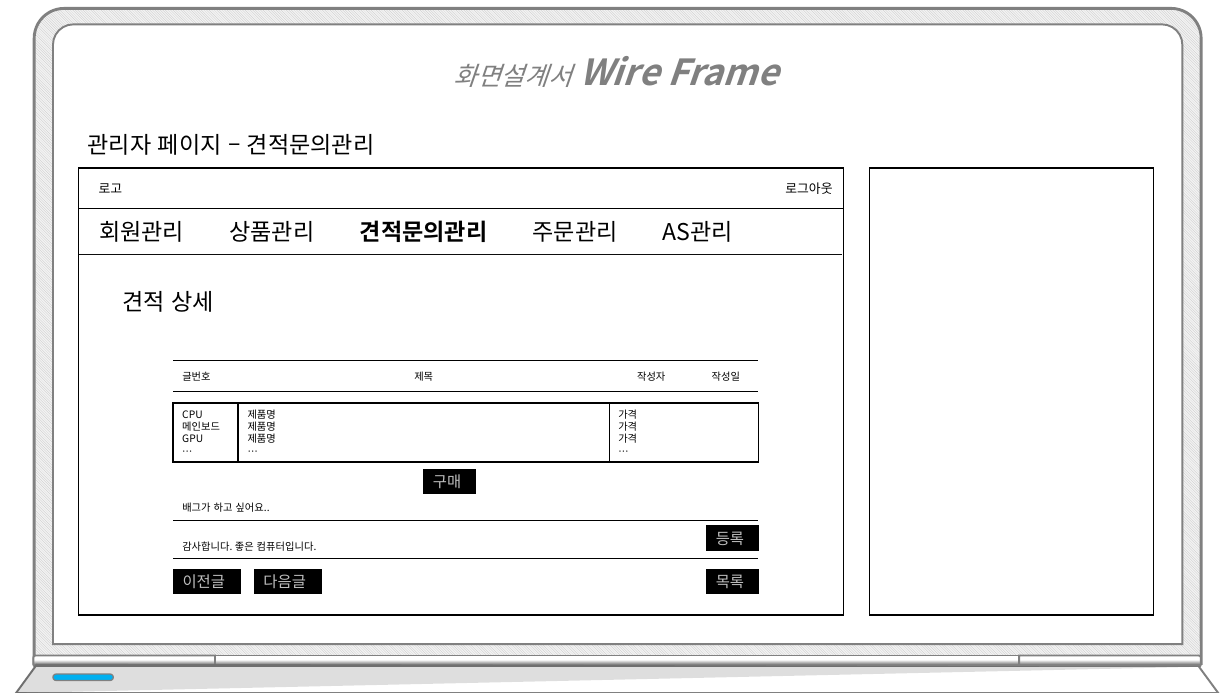
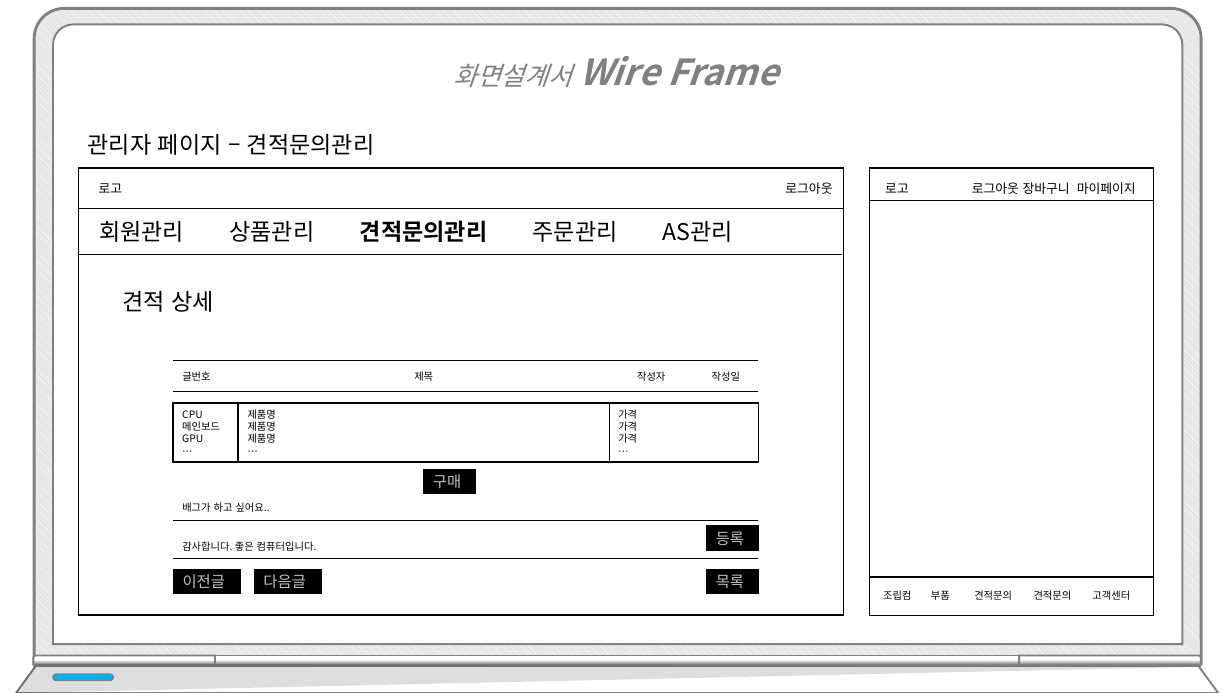
Before and after one commit to hhsw07/ezen-academy-projects, a slide deck: slide 26 of WebContent/hsw/프로젝트5_hsw.pptx (slide 25 before the commit). Drawn at 1232x693 pixels with LibreOffice and Linux fonts; fonts in the diff are those of the drawing. Boxes give left, top, right and bottom in pixels: in the first picture for what was removed or moved away, otherwise in the second. Text is boxed around its words. In the diff, an @@ line names an element or a change of style, - is before the commit and + after.

```diff
--- a/WebContent/hsw/프로젝트5_hsw.pptx
+++ b/WebContent/hsw/프로젝트5_hsw.pptx
@@ line added from (870, 201) to (1153, 201), #000000 0.5 pt @@
@@ text added at <box>885,183,909,193</box>, 10 pt, text #000000 @@
+로고
@@ text added at <box>972,182,1136,194</box>, 10 pt, text #000000 @@
+로그아웃 장바구니 마이페이지
@@ rectangle added at <box>870,577,1154,615</box>, fill #FFFFFF, outline #000000 1 pt @@
@@ text added at <box>883,590,911,600</box>, 8 pt, text #000000 @@
+조립컴
@@ text added at <box>931,590,950,600</box>, 8 pt, text #000000 @@
+부품
@@ text added at <box>974,590,1012,600</box>, 8 pt, text #000000 @@
+견적문의
@@ text added at <box>1034,590,1072,600</box>, 8 pt, text #000000 @@
+견적문의
@@ text added at <box>1092,590,1130,600</box>, 8 pt, text #000000 @@
+고객센터
```
Also in this commit, not shown: 6 other slides changed, 2 slides added, 1 slide removed.
